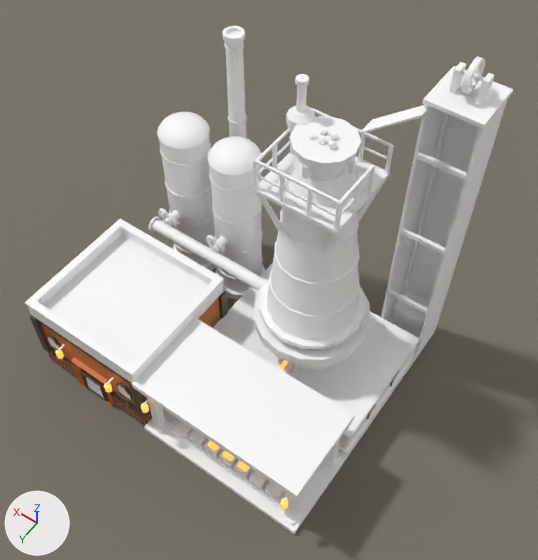
The Blender file src/DeepFrontier/Art/Source/DeepProcessor-ReferenceStudy.blend: old version first, new version second.
One viewpoint serves both versions: a 50 mm camera at (-9.64, 4.57, 15.06) aimed at (-4.37, -2.82, 3.46). The axes (+X, +Y, +Z) are drawn at lower left. The lights are the same throughout. The first picture is the older version.

Objects in the first picture: 'ChargingDistributor', 'DeepProcessor.Architecture', 'Plane', 'SkipCar'.
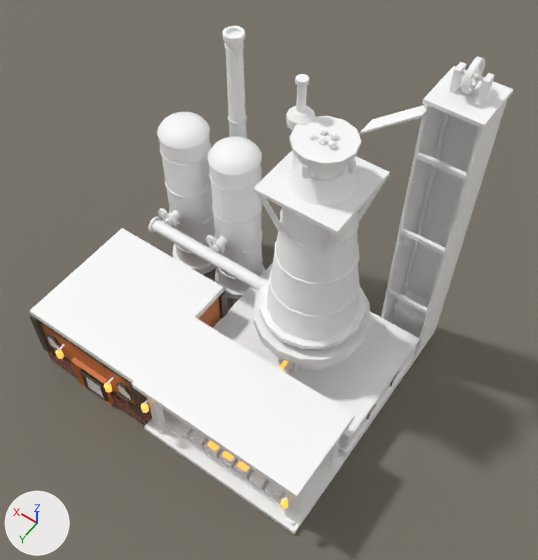
Pixel boxes [x1, y1, x2, y2] of what changed, in the pictures (538 x 560 px):
'DeepProcessor.Architecture', reshaped
    before: [25, 26, 513, 534]
    after: [29, 26, 513, 534]
part 1 of me_deepprocessor_architecture, deleted
    before: [25, 108, 394, 381]

The change in detail:
me_deepprocessor_architecture is used by ob_deepprocessor_architecture; location (0.0, 0.0, 0.0).
me_deepprocessor_architecture had 4042 vertices, 2570 faces and spanned x -7.05..0.06, y -6.05..0.14, z 0.0..7.9.
me_deepprocessor_architecture now has 3818 vertices, 2404 faces and spans x -7.05..0.06, y -6.05..0.14, z 0.0..7.9.
me_deepprocessor_architecture part 1: 28 loose pieces with 224 vertices, spanning x -5.84..0.02, y -4.34..-0.05, z 2.0..6.64, are deleted.
